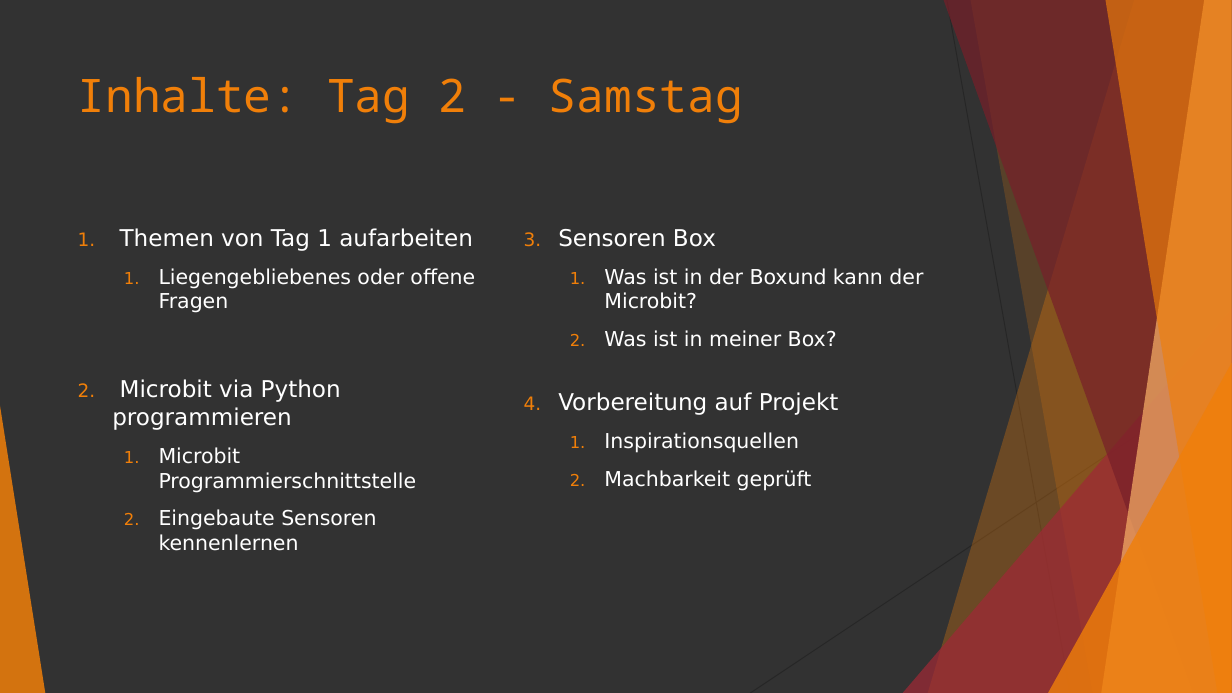
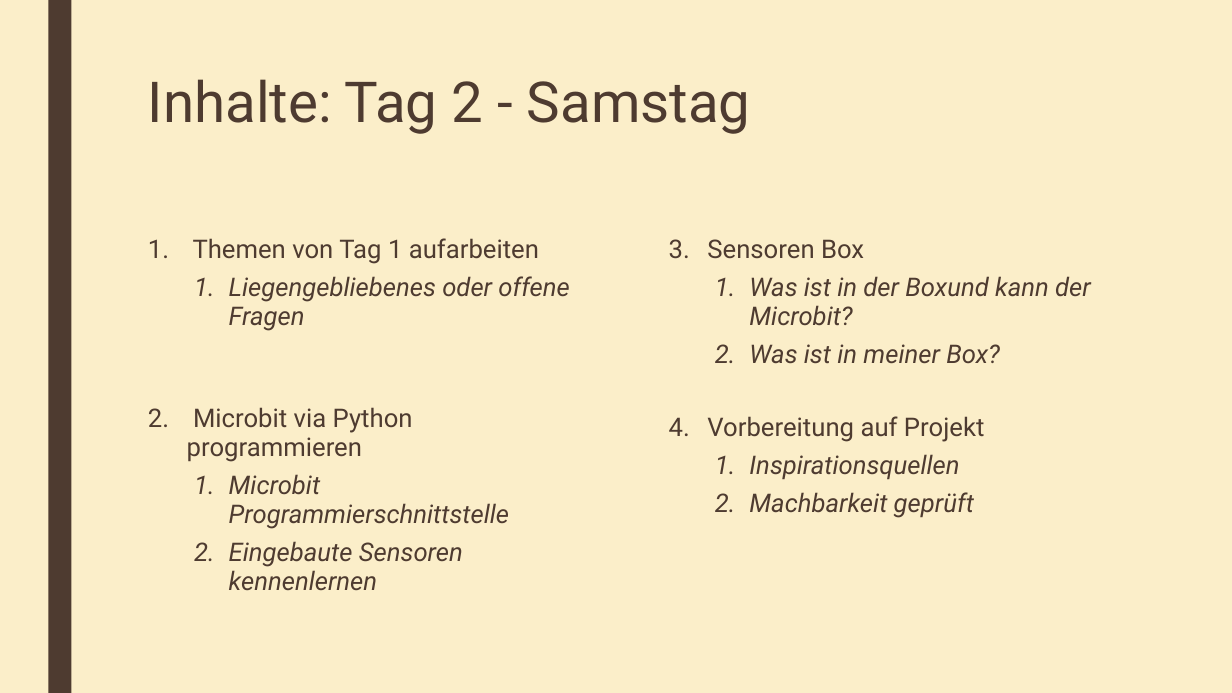
Before and after one commit to advocd/Workshop-Microbit-Python, a slide deck: slide 6 of internal/slides/Python-Workshop.pptx. Drawn at 1232x693 pixels with LibreOffice and Linux fonts; fonts in the diff are those of the drawing. Boxes give left, top, right and bottom in pixels: in the first picture for what was removed or moved away, otherwise in the second. Text is boxed around its words. In the diff, an @@ line names an element or a change of style, - is before the commit and + after.

Commit message:
added new slides
# new slides
- Howto GIT
- VS Code
- analog vs digital Sensor

# edited slides
- pyhton Workshop: theme

```diff
--- a/internal/slides/Python-Workshop.pptx
+++ b/internal/slides/Python-Workshop.pptx
@@ background #323232 to #FBEEC9 @@
@@ rectangle added at [48,0,71,693], fill #4E3B30 @@
@@ title "Inhalte: Tag 2 - Samstag": place and size @@
-title "Inhalte: Tag 2 - Samstag" at [78,77,743,124]
+title "Inhalte: Tag 2 - Samstag" at [148,79,751,134]
@@ title "Inhalte: Tag 2 - Samstag" at [148,79,751,134]: size 36 to 44 pt, font Noto Sans Mono to Roboto, text colour #F07F09 to #4E3B30; line spacing 1 to 0.89 @@
@@ text "Themen von Tag 1 aufarbeiten": place and size @@
-text "Themen von Tag 1 aufarbeiten" at [112,228,475,551]
+text "Themen von Tag 1 aufarbeiten" at [187,238,569,590]
@@ text "Themen von Tag 1 aufarbeiten" at [187,238,569,590]: size 18 to 20 pt in "Themen von Tag 1 aufarbeiten", "Microbit via Python programmieren"; font DejaVu Sans to Roboto, text colour #FFFFFF to #4E3B30; size 16 to 20 pt, italic on in "Liegengebliebenes oder offene Fragen", "Microbit Programmierschnittstelle", "Eingebaute Sensoren kennenlernen"; indent changed; line spacing 1 to 0.94; more space between paragraphs; less space between paragraphs @@
@@ text "Sensoren Box": place and size @@
-text "Sensoren Box" at [558,229,923,491]
+text "Sensoren Box" at [707,239,1091,518]
@@ text "Sensoren Box" at [707,239,1091,518]: size 18 to 20 pt in "Sensoren Box", "Vorbereitung auf Projekt"; font DejaVu Sans to Roboto, text colour #FFFFFF to #4E3B30; size 16 to 20 pt, italic on in "Was ist in der Boxund kann der ...", "Was ist in meiner Box?", "Inspirationsquellen", "Machbarkeit geprüft"; indent changed; line spacing 1 to 0.94; more space between paragraphs; less space between paragraphs @@
@@ group removed at [0,0,1232,693]: 5 freeform shapes, 3 triangles, 2 lines @@
```
Also in this commit, not shown: 7 other slides changed, 15 other files.
